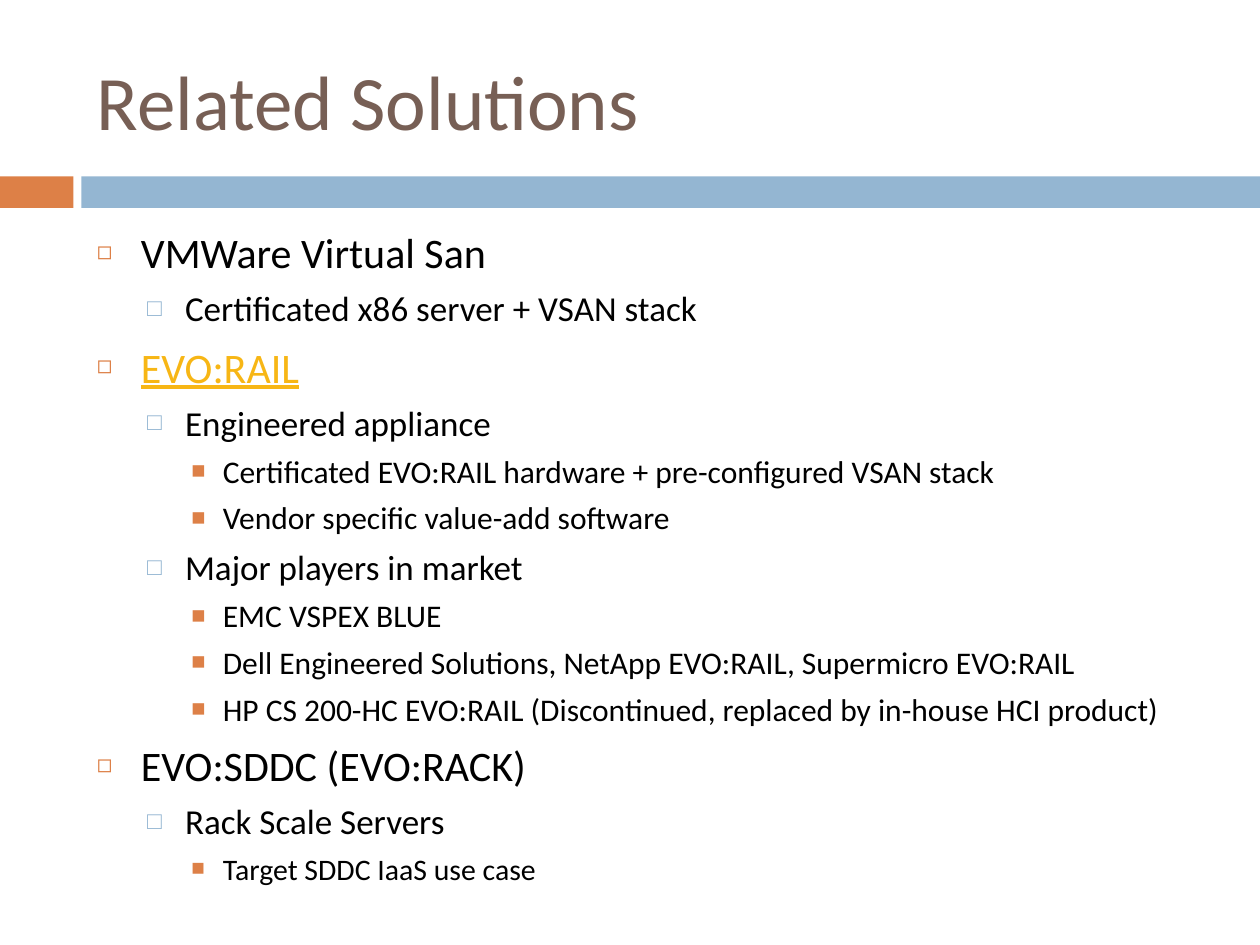
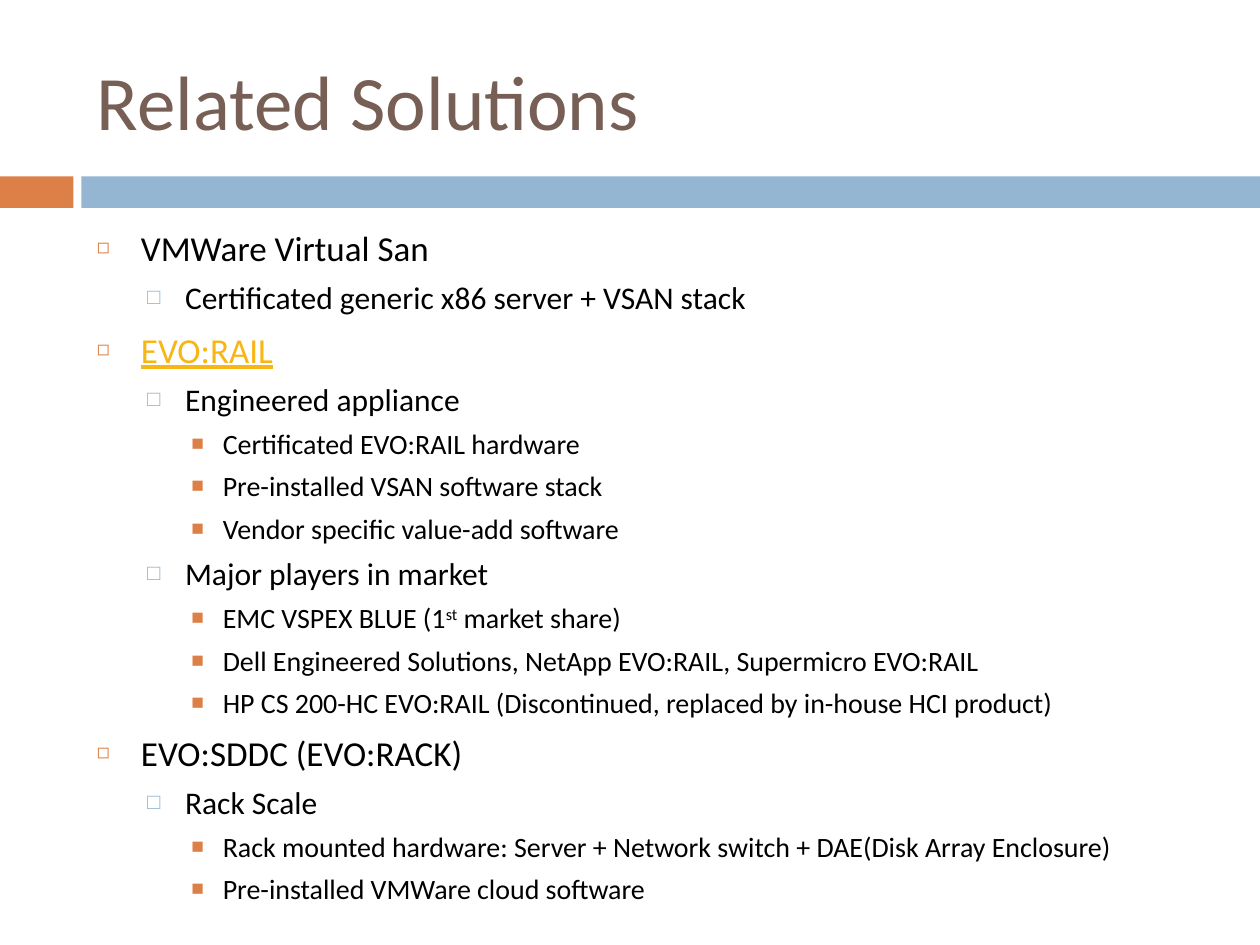
Before and after one commit to yangoliver/mydoc, a slide deck: slide 10 of slides/2016/vsan_toi_part1.pptx. Drawn at 1260x945 pixels with LibreOffice and Linux fonts; fonts in the diff are those of the drawing. Boxes give left, top, right and bottom in pixels: in the first picture for what was removed or moved away, otherwise in the second. Text is boxed around its words. In the diff, an @@ line names an element or a change of style, - is before the commit and + after.

Commit message:
added more EVO:RAIL information

```diff
--- a/slides/2016/vsan_toi_part1.pptx
+++ b/slides/2016/vsan_toi_part1.pptx
@@ text at [141,236,1052,771]: size 24 to 20 pt in "VMWare Virtual San", "EVO:RAIL", "EVO:SDDC (EVO:RACK)"; size 20 to 18 pt in "Engineered appliance", "Major players in market"; size 18 to 16 pt in "Vendor specific value-add software", "Dell Engineered Solutions, NetApp EVO:RAIL, Supermicro EVO:R ...", "HP CS 200-HC EVO:RAIL (Discontinued, replaced by ..." @@
@@ text at [185,287,746,315]: text changed; size 20 to 18 pt @@
-  □ Certificated x86 server + VSAN stack
+  □ Certificated generic x86 server + VSAN stack
@@ text at [223,434,602,497]: text changed; size 18 to 16 pt @@
-    ■ Certificated EVO:RAIL hardware + pre-configured VSAN stack
+    ■ Certificated EVO:RAIL hardware
+    ■ Pre-installed VSAN software stack
@@ text at [223,608,621,632]: text changed; size 18 to 16 pt @@
-    ■ EMC VSPEX BLUE
+    ■ EMC VSPEX BLUE (1st market share)
@@ text at [185,792,1111,900]: text changed; size 17 to 16 pt @@
-  □ Rack Scale Servers
-    ■ Target SDDC IaaS use case
+  □ Rack Scale
+    ■ Rack mounted hardware: Server + Network switch + DAE(Disk Array Enclosure)
+    ■ Pre-installed VMWare cloud software
```
Also in this commit, not shown: 3 other slides changed, 6 slides added, 1 other file.
